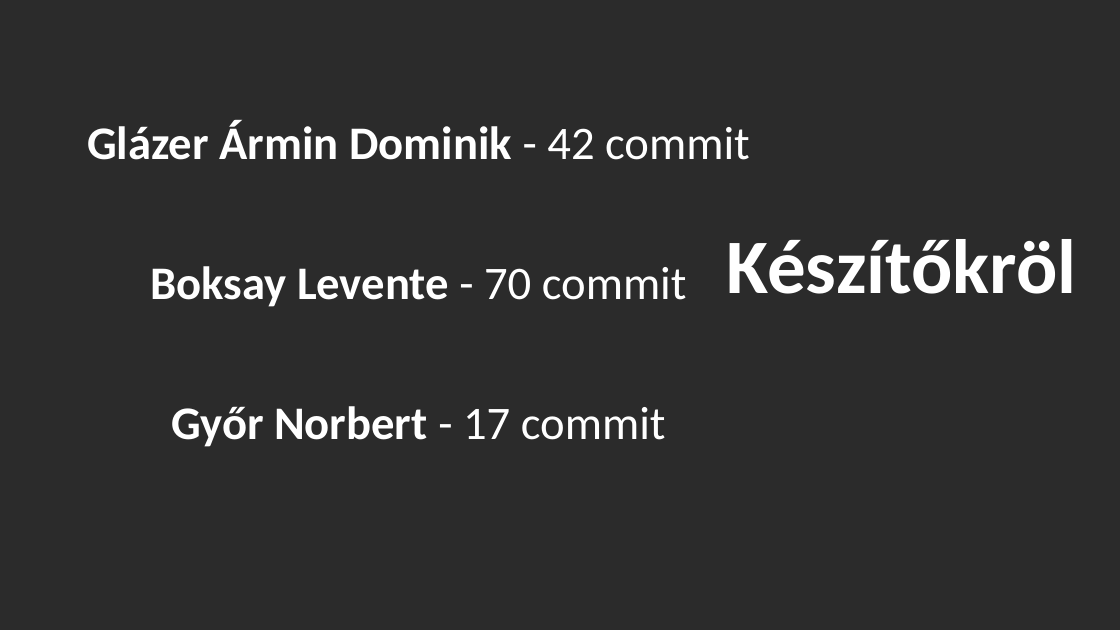
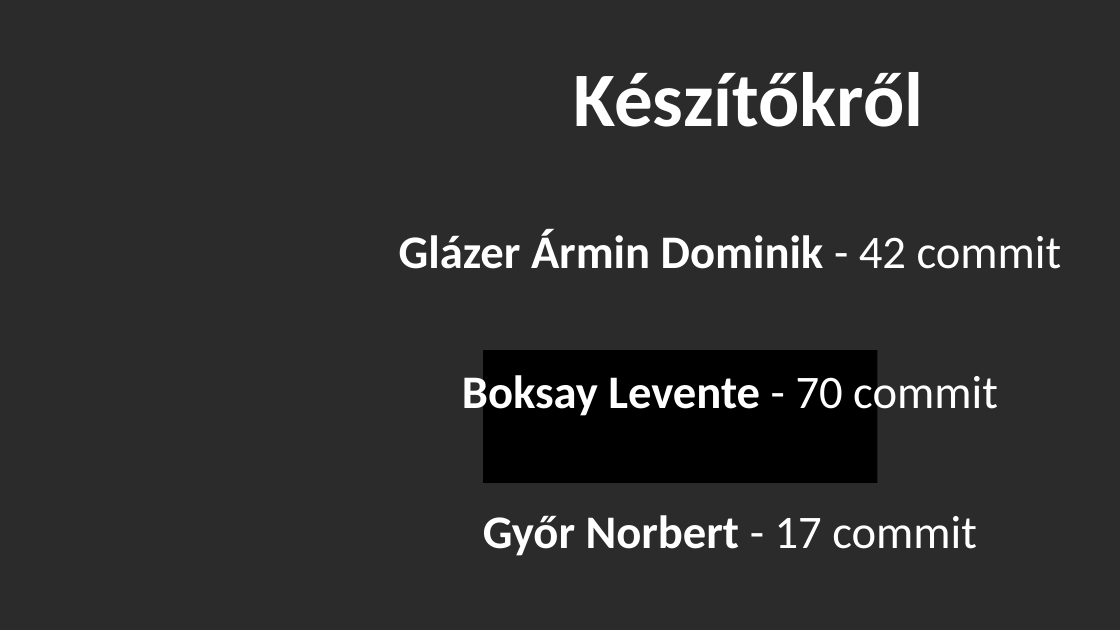
Before and after one commit to boksaylevente2009/Rajongoi9A-D, a slide deck: slide 3 of Dwayne Johnson.pptx. Drawn at 1120x630 pixels with LibreOffice and Linux fonts; fonts in the diff are those of the drawing; background and template pictures are left out; a plain dark background stands for a picture behind light text. Boxes give left, top, right and bottom in pixels: in the first picture for what was removed or moved away, otherwise in the second. Text is boxed around its words. In the diff, an @@ line names an element or a change of style, - is before the commit and + after.

```diff
--- a/Dwayne Johnson.pptx
+++ b/Dwayne Johnson.pptx
@@ text added at box(573, 72, 923, 127), 66 pt, text #FFFFFF, bold @@
+Készítőkről
@@ text "Glázer Ármin Dominik - 42 ...": place and size @@
-text "Glázer Ármin Dominik - 42 ..." at box(87, 120, 750, 447)
+text "Glázer Ármin Dominik - 42 ..." at box(399, 229, 1062, 556)
@@ text removed at box(726, 239, 1076, 294) @@
-Készítőkröl
@@ rectangle added at box(483, 350, 877, 483), fill #000000 @@
```
Also in this commit, not shown: 2 other slides changed, 1 slide removed.
